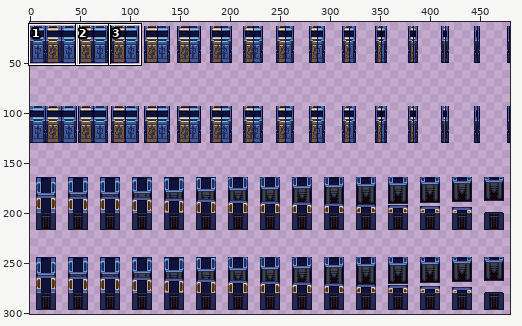
Pixel-art file -- Resources/Textures/_ST/ASSETS/Airlock_Composite.ase. Above: a wide view before the commit, with the close-up outlined.
Close-up. Before the edit:
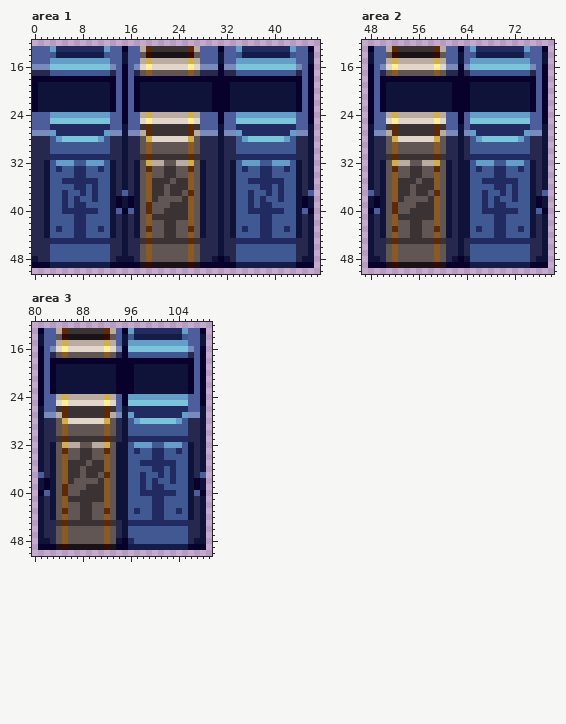
480x320 pixels, 1 frame. Shown: area 1: x 0..47, y 12..50; area 2: x 47..78, y 12..50; area 3: x 80..109, y 12..50. The wide view leaves out empty margins. The commit also changed other parts of the picture, which this record leaves out.
The result:
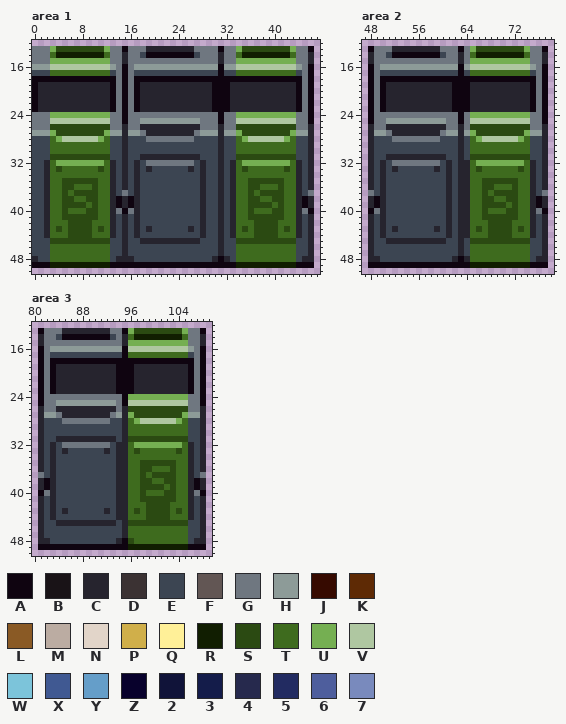
Palette (. is transparent): A #0f0410  B #191317  C #26242e  D #3b3233  E #3c4552  F #625654  G #6f7780  H #8d9b98  J #360a00  K #5e2a05  L #8a5a25  M #bbaca2  N #e2d5c9  P #d0af4a  Q #fff098  R #111e01  S #2b4a12  T #3e6b1e  U #75af52  V #afc7a1  W #7cc4da  X #405992  Y #659ec9  Z #08012c  2 #101339  3 #141c4a  4 #26294d  5 #222b61  6 #4e5e9d  7 #798abd
From old to new:
layer "Main Color" now hidden
layer "Stripe B" now hidden
layer "Stripe B2" now hidden
Changed rows in their new state; - is an unchanged pixel.
Area 1:
first column x 0:
13 GGGUSSSSSSSSUGGAGGGCCCCCCCCGGGGAGGUSSSSSSSSUGGA
14 GGGTRRRRRRRRTGGCGGEAAAAAAAAEGGGCGGTRRRRRRRRTGGC
15 GGGUUUUUUUUUUGGCGGGGGGGGGGGGGGGCGGUUUUUUUUUUGGC
16 HHHVVVVVVVVVVHGAGHHHHHHHHHHHHHHAHHVVVVVVVVVVHGA
17 EEETTTTTTTTTTEGAGEEEEEEEEEEEEEEAEETTTTTTTTTTEGA
18 AAAAAAAAAAAAAAGAGAAAAAAAAAAAAAAAAAAAAAAAAAAAAGA
19 ACCCCCCCCCCCCAGAGACCCCCCCCCCCCAAACCCCCCCCCCCAGA
20 ACCCCCCCCCCCCAGAGACCCCCCCCCCCCAAACCCCCCCCCCCAGA
21 ACCCCCCCCCCCCAGAGACCCCCCCCCCCCAAACCCCCCCCCCCAGA
22 ACCCCCCCCCCCCAGAGACCCCCCCCCCCCAAACCCCCCCCCCCAGA
23 ACCCCCCCCCCCCAGAGACCCCCCCCCCCCAAACCCCCCCCCCCAGA
24 GGGUUUUUUUUUUGGAGGGGGGGGGGGGGGGAGGUUUUUUUUUUGGA
25 GGGVVVVVVVVVVGGAGGHHHHHHHHHHGGGAGGVVVVVVVVVVGGA
26 GGGSSSSSSSSSSGGCGGCCCCCCCCCCGGGCGGSSSSSSSSSSGGC
27 HHHUSSSSSSSSUHHCHHGCCCCCCCCGHHHCHHUSSSSSSSSUHHC
28 EEETUVVVVVVUTEECEEEGGGGGGGGEEEECEETUVVVVVVUTEEC
29 EEETTTTTTTTTTEECEEEEEEEEEEEEEEECEETTTTTTTTTTEEC
30 EEETTTTTTTTTTEECEEEEEEEEEEEEEEECEETTTTTTTTTTEEC
31 EEESSSSSSSSSSEECEECCCCCCCCCCEEECEESSSSSSSSSSEEC
32 EECTUUUUUUUUTCECECEGGGGGGGGECEECECTUUUUUUUUTCEC
33 EECTSTTTTTTSTCECECECEEEEEECECEECECTSTTTTTTSTCEC
34 EECTTTTTTTTTTCECECEEEEEEEEEECEECECTTTTTTTTTTCEC
35 EECTTSSSSSSTTCECECEEEEEEEEEECEECECTTSSSSSSTTCEC
36 EECTTSSTTTSTTCECECEEEEEEEEEECEECECTTSSTTTSTTCEC
37 EECTTSTSSSSTTCEGECEEEEEEEEEECEECECTTSTSSSSTTCEG
38 EECTTSSTTSSTTCACACEEEEEEEEEECEECECTTSSTTSSTTCAC
39 EECTTSSSSTSTTCACACEEEEEEEEEECEECECTTSSSSTSTTCAC
40 EECTTSTTTSSTTCGAGCEEEEEEEEEECEECECTTSTTTSSTTCGA
41 EECTTSSSSSSTTCECECEEEEEEEEEECEECECTTSSSSSSTTCEC
42 EECTTTSSSSTTTCECECEEEEEEEEEECEECECTTTSSSSTTTCEC
43 EECTSTSSSSTSTCECECECEEEEEECECEECECTSTSSSSTSTCEC
44 EECTTTSSSSTTTCECECEEEEEEEEEECEECECTTTSSSSTTTCEC
45 EEESSSSSSSSSSEECEECCCCCCCCCCEEECEESSSSSSSSSSEEC
46 EEETTTTTTTTTTEECEEEEEEEEEEEEEEECEETTTTTTTTTTEEC
47 EEETTTTTTTTTTEECEEEEEEEEEEEEEEECEETTTTTTTTTTEEC
48 CEETTTTTTTTTTECCCEEEEEEEEEEEEECACETTTTTTTTTTECC
49 AAARRRRRRRRRRAAAAAAAAAAAAAAAAAAAAARRRRRRRRRRAAA
Area 2:
first column x 48:
13 AGGGCCCCCCCCGGGAGUSSSSSSSSUGGA
14 CGGEAAAAAAAAEGGCGTRRRRRRRRTGGC
15 CGGGGGGGGGGGGGGCGUUUUUUUUUUGGC
16 AGHHHHHHHHHHHHHAHVVVVVVVVVVHGA
17 AGEEEEEEEEEEEEEAETTTTTTTTTTEGA
18 AGAAAAAAAAAAAAAAAAAAAAAAAAAAGA
19 AGACCCCCCCCCCCAAACCCCCCCCCCAGA
20 AGACCCCCCCCCCCAAACCCCCCCCCCAGA
21 AGACCCCCCCCCCCAAACCCCCCCCCCAGA
22 AGACCCCCCCCCCCAAACCCCCCCCCCAGA
23 AGACCCCCCCCCCCAAACCCCCCCCCCAGA
24 AGGGGGGGGGGGGGGAGUUUUUUUUUUGGA
25 AGGHHHHHHHHHHGGAGVVVVVVVVVVGGA
26 CGGCCCCCCCCCCGGCGSSSSSSSSSSGGC
27 CHHGCCCCCCCCGHHCHUSSSSSSSSUHHC
28 CEEEGGGGGGGGEEECETUVVVVVVUTEEC
29 CEEEEEEEEEEEEEECETTTTTTTTTTEEC
30 CEEEEEEEEEEEEEECETTTTTTTTTTEEC
31 CEECCCCCCCCCCEECESSSSSSSSSSEEC
32 CECEGGGGGGGGECECCTUUUUUUUUTCEC
33 CECECEEEEEECECECCTSTTTTTTSTCEC
34 CECEEEEEEEEEECECCTTTTTTTTTTCEC
35 CECEEEEEEEEEECECCTTSSSSSSTTCEC
36 CECEEEEEEEEEECECCTTSSTTTSTTCEC
37 GECEEEEEEEEEECECCTTSTSSSSTTCEG
38 CACEEEEEEEEEECECCTTSSTTSSTTCAC
39 CACEEEEEEEEEECECCTTSSSSTSTTCAC
40 AGCEEEEEEEEEECECCTTSTTTSSTTCGA
41 CECEEEEEEEEEECECCTTSSSSSSTTCEC
42 CECEEEEEEEEEECECCTTTSSSSTTTCEC
43 CECECEEEEEECECECCTSTSSSSTSTCEC
44 CECEEEEEEEEEECECCTTTSSSSTTTCEC
45 CEECCCCCCCCCCEECESSSSSSSSSSEEC
46 CEEEEEEEEEEEEEECETTTTTTTTTTEEC
47 CEEEEEEEEEEEEEECETTTTTTTTTTEEC
48 CCEEEEEEEEEEEECACTTTTTTTTTTECC
49 AAAAAAAAAAAAAAAAARRRRRRRRRRAAA
Area 3:
first column x 81:
13 AGGGCCCCCCCCGGAUSSSSSSSSUGGA
14 CGGEAAAAAAAAEGCTRRRRRRRRTGGC
15 CGGGGGGGGGGGGGCUUUUUUUUUUGGC
16 AGHHHHHHHHHHHHAVVVVVVVVVVHGA
17 AGEEEEEEEEEEEEATTTTTTTTTTEGA
18 AGAAAAAAAAAAAAAAAAAAAAAAAAGA
19 AGACCCCCCCCCCAAACCCCCCCCCAGA
20 AGACCCCCCCCCCAAACCCCCCCCCAGA
21 AGACCCCCCCCCCAAACCCCCCCCCAGA
22 AGACCCCCCCCCCAAACCCCCCCCCAGA
23 AGACCCCCCCCCCAAACCCCCCCCCAGA
24 AGGGGGGGGGGGGGAUUUUUUUUUUGGA
25 AGGHHHHHHHHHHGAVVVVVVVVVVGGA
26 CGGCCCCCCCCCCGCSSSSSSSSSSGGC
27 CHHGCCCCCCCCGHCUSSSSSSSSUHHC
28 CEEEGGGGGGGGEECTUVVVVVVUTEEC
29 CEEEEEEEEEEEEECTTTTTTTTTTEEC
30 CEEEEEEEEEEEEECTTTTTTTTTTEEC
31 CEECCCCCCCCCCECSSSSSSSSSSEEC
32 CECEGGGGGGGGECCTUUUUUUUUTCEC
33 CECECEEEEEECECCTSTTTTTTSTCEC
34 CECEEEEEEEEEECCTTTTTTTTTTCEC
35 CECEEEEEEEEEECCTTSSSSSSTTCEC
36 CECEEEEEEEEEECCTTSSTTTSTTCEC
37 GECEEEEEEEEEECCTTSTSSSSTTCEG
38 CACEEEEEEEEEECCTTSSTTSSTTCAC
39 CACEEEEEEEEEECCTTSSSSTSTTCAC
40 AGCEEEEEEEEEECCTTSTTTSSTTCGA
41 CECEEEEEEEEEECCTTSSSSSSTTCEC
42 CECEEEEEEEEEECCTTTSSSSTTTCEC
43 CECECEEEEEECECCTSTSSSSTSTCEC
44 CECEEEEEEEEEECCTTTSSSSTTTCEC
45 CEECCCCCCCCCCECSSSSSSSSSSEEC
46 CEEEEEEEEEEEEECTTTTTTTTTTEEC
47 CEEEEEEEEEEEEECTTTTTTTTTTEEC
48 CCEEEEEEEEEEECASTTTTTTTTTECC
49 AAAAAAAAAAAAAAARRRRRRRRRRAAA
Where, in picture pixels (left, top, right, bottom), the same in both close-ups:
changed: (32, 46, 314, 268)
changed: (368, 46, 548, 268)
changed: (38, 328, 206, 550)
